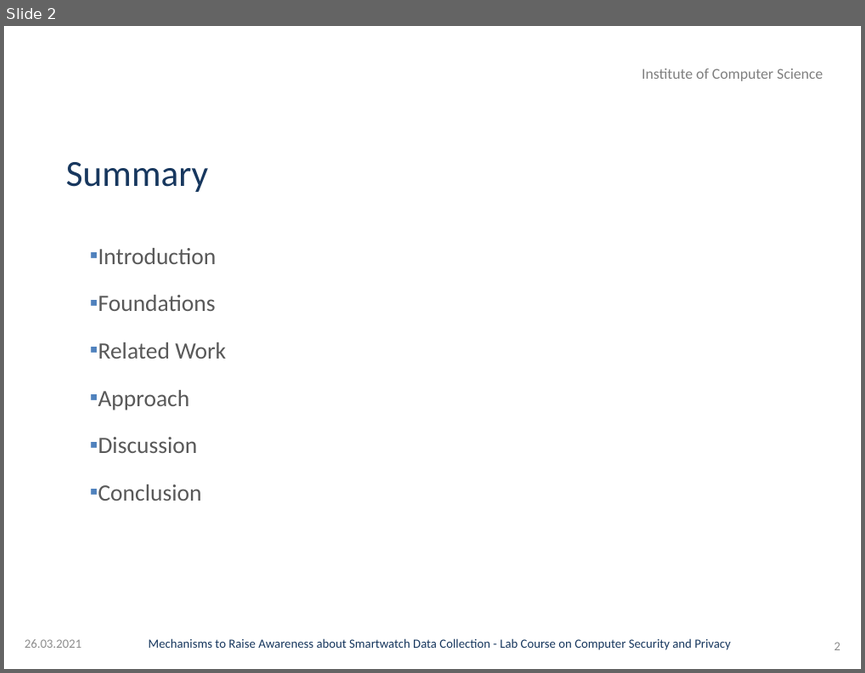
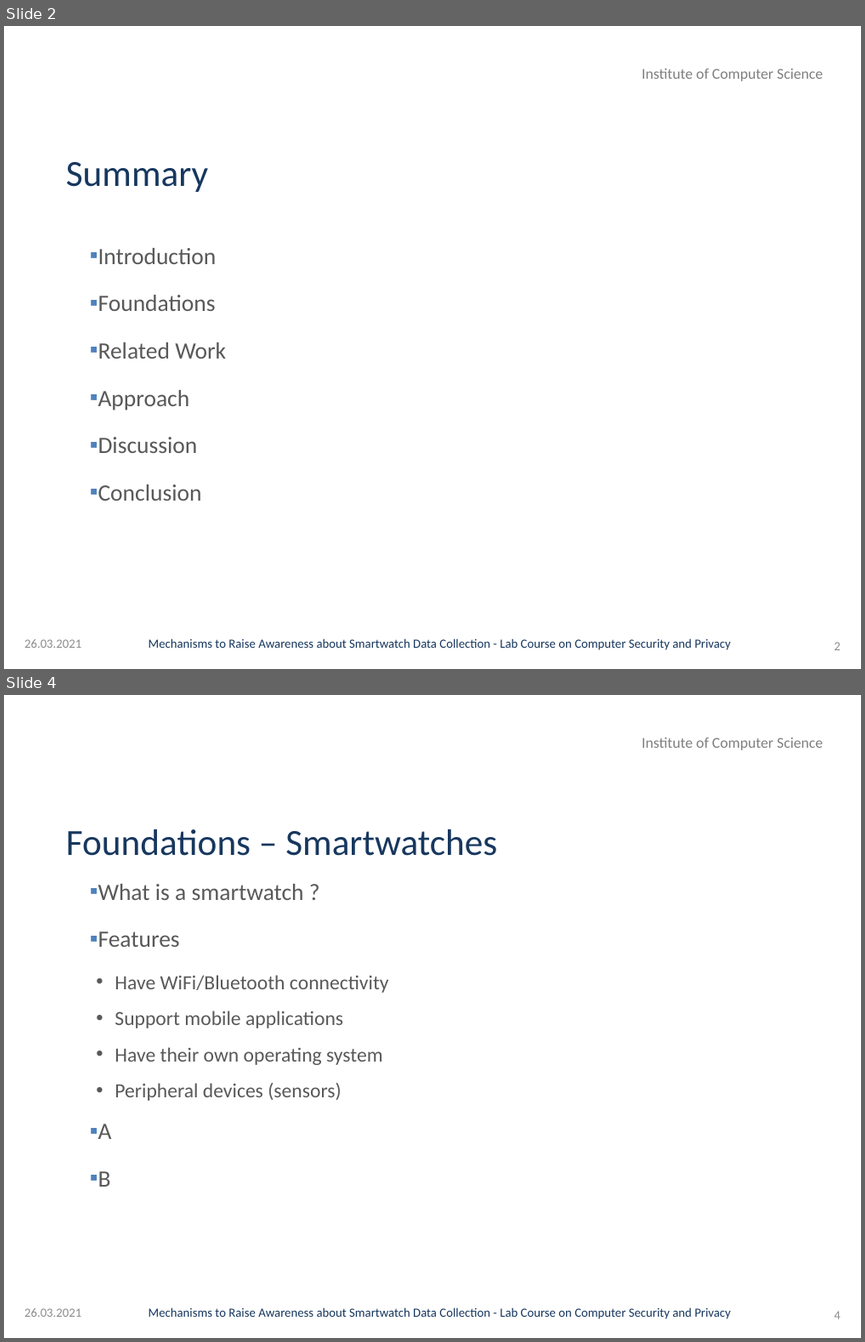
Before and after one commit to GAUG-Contributions/Practical_Course_Computer_Security_and_Privacy, a slide deck: Presentation/Presentation.pptx. Shown one above the other, each under a label of ours: slide 2 before the commit, slides 2 and 4 after it; the slides between them are not shown. The pictures are 865x673 and 865x1342 pixels, drawn with LibreOffice and Linux fonts; fonts in the diff are those of the drawing; background and template pictures are left out. Boxes give left, top, right and bottom in pixels: in the first picture for what was removed or moved away, otherwise in the second. Text is boxed around its words. In the diff, an @@ line names an element or a change of style, - is before the commit and + after.

```diff
--- a/Presentation/Presentation.pptx
+++ b/Presentation/Presentation.pptx
@@ slide 4 added at box(4, 695, 861, 1338), background picture (left out); not listed: 2 template elements that a slide beside it also shows @@
@@ title added at box(66, 829, 497, 856), 44 pt, text #17375E @@
+Foundations – Smartwatches
@@ text added at box(98, 884, 389, 1186), 24 pt, text #595959 @@
+▪ What is a smartwatch ?
+▪ Features
+  • Have WiFi/Bluetooth connectivity
+  • Support mobile applications
+  • Have their own operating system
+  • Peripheral devices (sensors)
+▪ A
+▪ B
@@ text added at box(24, 1308, 81, 1316), 15 pt, text #8C8C8C @@
+26.03.2021
@@ page number added at box(834, 1310, 840, 1319), 15 pt, text #8C8C8C @@
+4
```
Also in this commit, not shown: 2 slides changed, 7 other slides added, 2 other files.
